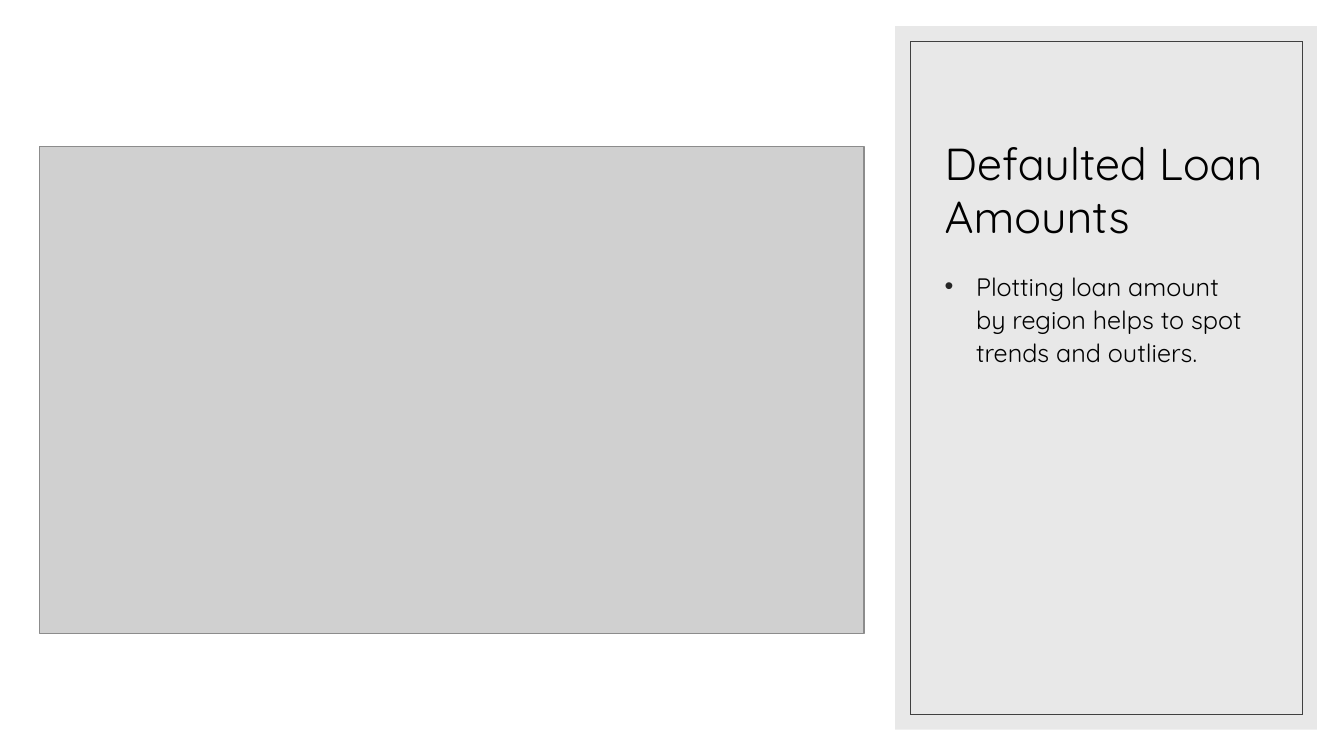
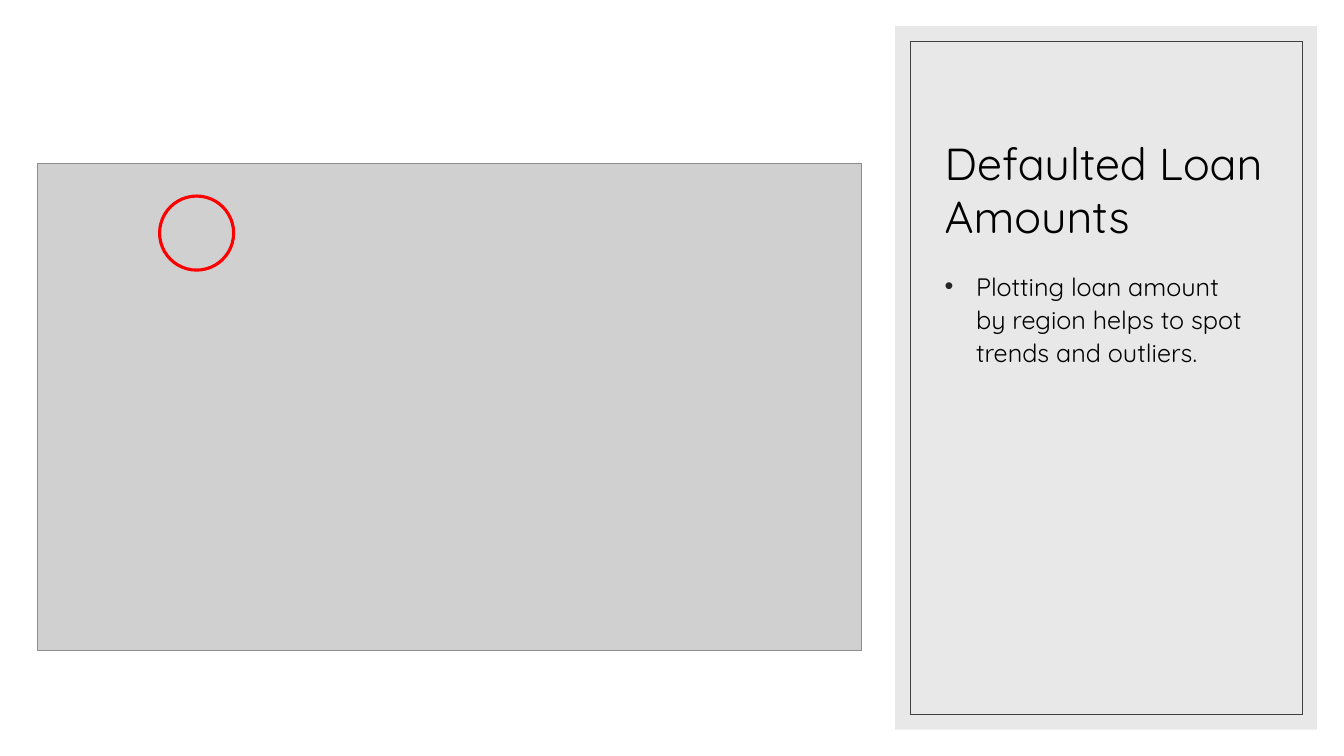
Before and after one commit to SamPurle/Banking_Team_1, a slide deck: slide 14 of SammyPPT.pptx (slide 13 before the commit). Drawn at 1344x756 pixels with LibreOffice and Linux fonts; fonts in the diff are those of the drawing; grey boxes stand for pictures. Boxes give left, top, right and bottom in pixels: in the first picture for what was removed or moved away, otherwise in the second. Text is boxed around its words. In the diff, an @@ line names an element or a change of style, - is before the commit and + after.

```diff
--- a/SammyPPT.pptx
+++ b/SammyPPT.pptx
@@ picture: place and size @@
-picture at bbox=[40, 146, 865, 633]
+picture at bbox=[37, 163, 862, 650]
@@ ellipse added at bbox=[159, 197, 233, 270], outline #FF0000 2.25 pt @@
```
Also in this commit, not shown: 9 other slides changed, 11 slides added, 3 slides removed, 3 other files.
